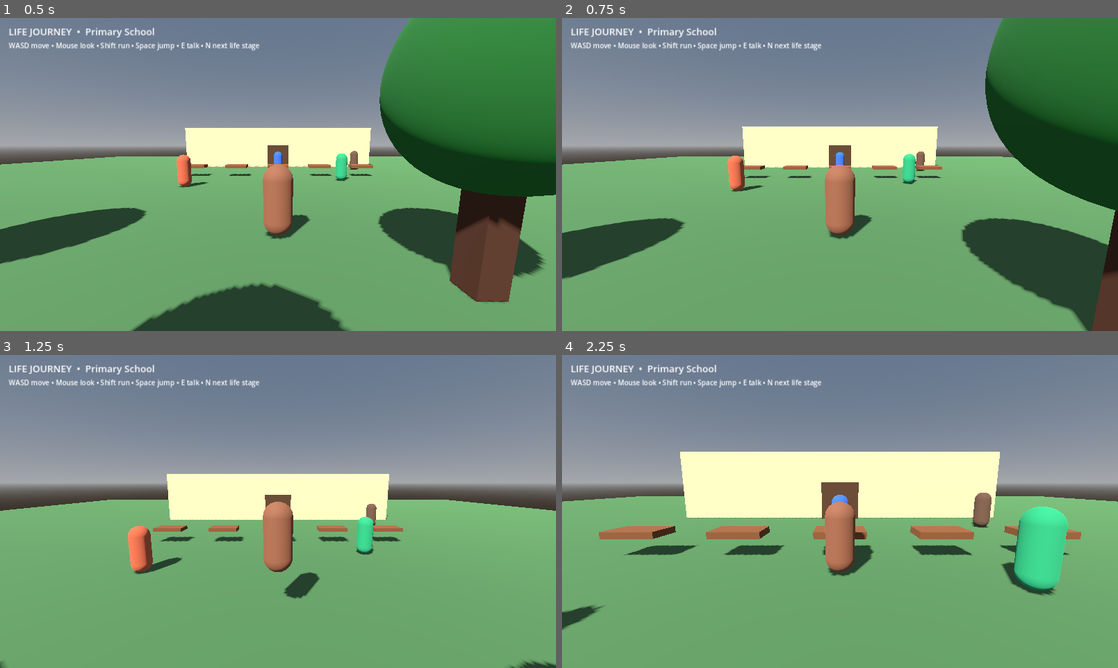
Above: before the commit, frames 1-4 (two rows, left to right).
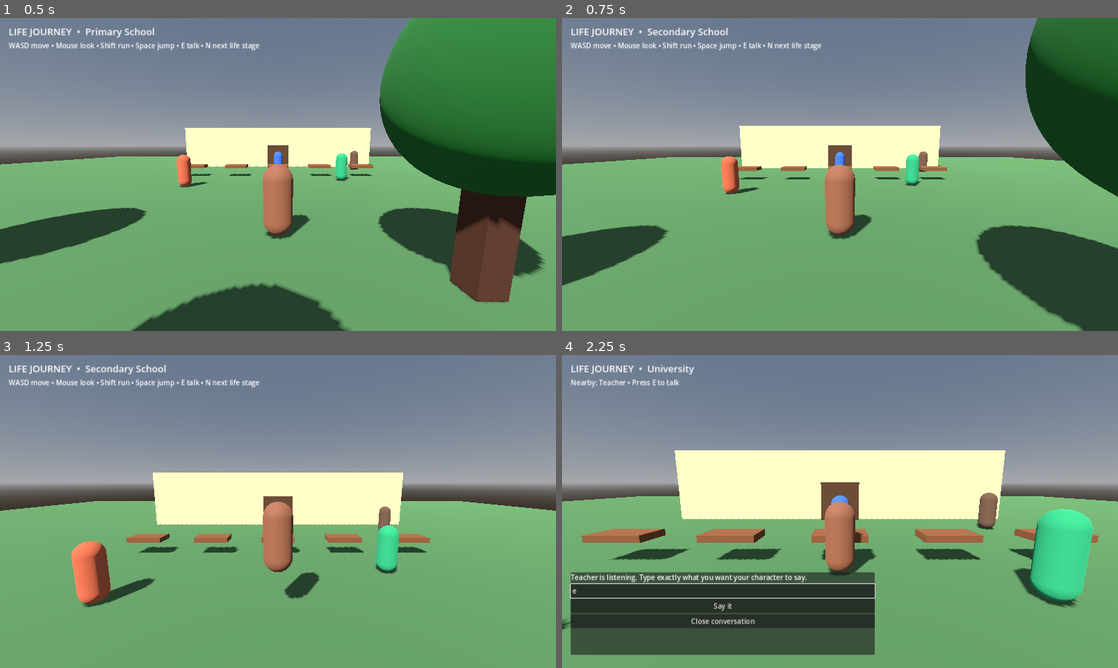
Above: after the commit, the same moments.

Repository: ntambalikachimwemwe-prog/Who-am-l-whatsapp
Game: Godot game, scene res://scenes/main.tscn
Two runs of this game, one before a commit and one after it. Both use one fixed random seed, a clock stepped at 60 frames per second and the inputs below.
Inputs (mouse positions are in pixels of both pictures, inside the frame that each line leads up to):
- Up to frame 1 (0.5 s): no input
- Up to frame 2 (0.75 s): tap Enter at 0.5 s; move the mouse to (867, 174) at 0.52 s; hold W (move_forward) from 0.53 s (still down); hold Shift (run, bound only after the commit) from 0.53 s (still down); tap N (next_stage, bound only after the commit) at 0.6 s
- Up to frame 3 (1.25 s): keep holding W (move_forward); keep holding Shift (run, bound only after the commit); tap Space (jump) at 0.77 s
- Up to frame 4 (2.25 s): keep holding W (move_forward); move the mouse to (812, 511) at 1.27 s; release Shift (run, bound only after the commit) at 1.28 s; tap Shift (run, bound only after the commit) at 1.35 s; tap Space (jump) at 1.52 s; tap N (next_stage, bound only after the commit) at 1.55 s; tap E (interact) at 2, 2.1 s; move the mouse to (851, 505) at 2.02 s; hold Shift (run, bound only after the commit) from 2.03 s (still down)

Frame 1 is identical in both runs. In frame 2, 12% of the frame differs, in the area x 0-100%, y 0-100%; in frame 3, 6.6%; in frame 4, 21%, in the area x 0-97%, y 3-96%.

Commit message:
Configure run and life-stage input actions

Diff:
--- a/life-simulator/project.godot
+++ b/life-simulator/project.godot
@@ -1,4 +1,4 @@
-; Godot 4 project foundation for a third-person life simulation.
+; Godot 4 project for Life Journey
 config_version=5
 
 [application]
@@ -10,12 +10,6 @@
 window/size/viewport_height=720
 window/stretch/mode="canvas_items"
 
-[rendering]
-renderer/rendering_method="gl_compatibility"
-renderer/rendering_method.mobile="gl_compatibility"
-textures/default_filters/use_nearest_mipmap_filter=false
-environment/defaults/default_clear_color=Color(0.48, 0.68, 0.88, 1)
-
 [input]
 move_forward={"deadzone":0.2,"events":[Object(InputEventKey,"physical_keycode":87),Object(InputEventKey,"physical_keycode":4194320)]}
 move_back={"deadzone":0.2,"events":[Object(InputEventKey,"physical_keycode":83),Object(InputEventKey,"physical_keycode":4194322)]}
@@ -23,3 +17,11 @@
 move_right={"deadzone":0.2,"events":[Object(InputEventKey,"physical_keycode":68),Object(InputEventKey,"physical_keycode":4194321)]}
 jump={"deadzone":0.2,"events":[Object(InputEventKey,"physical_keycode":32)]}
 interact={"deadzone":0.2,"events":[Object(InputEventKey,"physical_keycode":69)]}
+run={"deadzone":0.2,"events":[Object(InputEventKey,"physical_keycode":4194325)]}
+next_stage={"deadzone":0.2,"events":[Object(InputEventKey,"physical_keycode":78)]}
+
+[rendering]
+renderer/rendering_method="gl_compatibility"
+renderer/rendering_method.mobile="gl_compatibility"
+textures/default_filters/use_nearest_mipmap_filter=false
+environment/defaults/default_clear_color=Color(0.48, 0.68, 0.88, 1)
